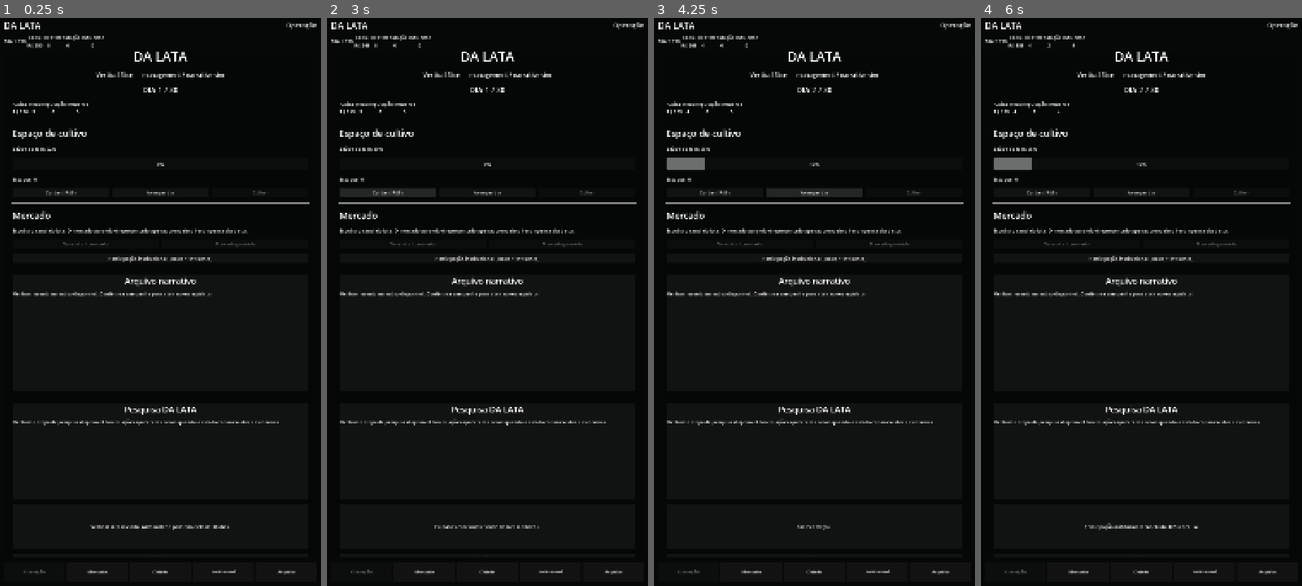
Above: before the commit, frames 1-4 (left to right).
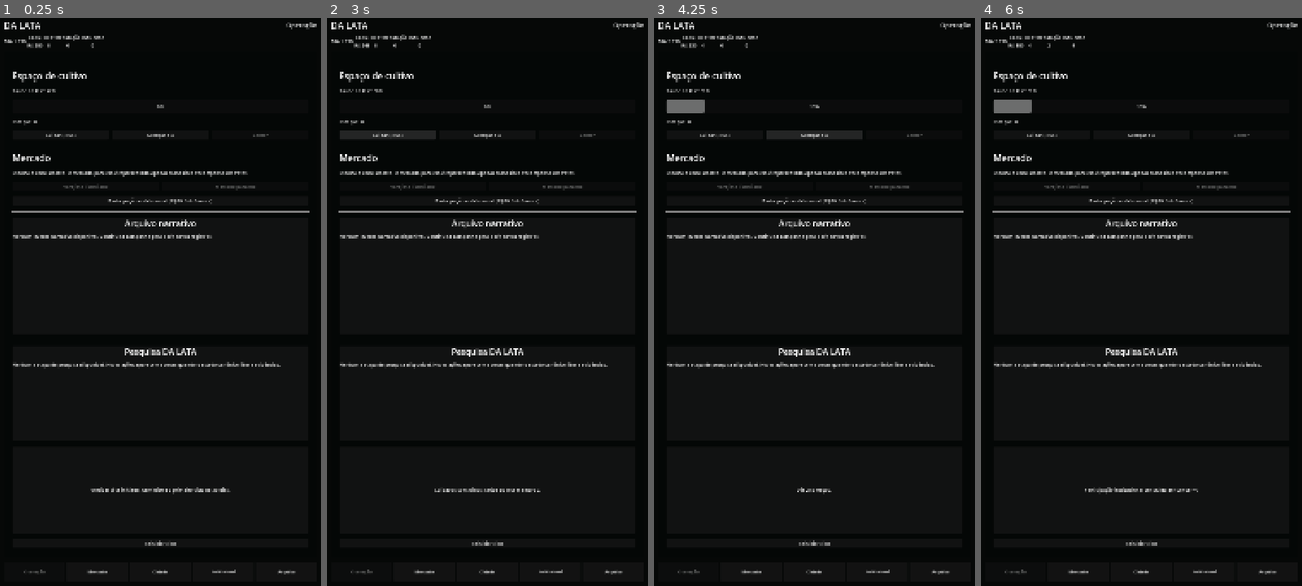
Above: after the commit, the same moments.

Repository: az1nn/growing-rio
Game: Godot game, scene res://scenes/shell/game_shell.tscn
Same seed, same stepped clock (60 frames per second), same inputs: the game is played once before the commit and once after it. This scene is started directly instead of the project's main scene.
Inputs:
- Up to frame 1 (0.25 s): no input
- Up to frame 2 (3 s): click "Reiniciar ciclo" at 0.5 s; click "Reiniciar ciclo" at 1.25 s; click "Reiniciar ciclo" at 2 s; click "Cuidar (-R$5)" at 2.75 s
- Up to frame 3 (4.25 s): click "Avançar dia" at 3.5 s
- Up to frame 4 (6 s): click "Participação institucional (-…" at 4.25 s; click "Mercado" at 5 s; click "Operação" at 5.75 s

The runs differ from the first frame. In frame 1, 6.0% of the frame differs, in the area x 3-97%, y 5-95%; in frame 2, 6.4%; in frame 3, 6.8%, in the area x 3-97%, y 4-95%; in frame 4, 6.3%.

Commit message:
feat(rb-02): support staged Main embedding

Diff:
--- a/scenes/main/main.gd
+++ b/scenes/main/main.gd
@@ -1,4 +1,6 @@
 extends Control
+
+@export var embedded_in_shell := false
 
 @onready var game_state = get_node("/root/GameState")
 @onready var day_label: Label = %DayLabel
@@ -25,6 +27,12 @@
 @onready var research_result: Label = %ResearchResult
 
 func _ready() -> void:
+    if embedded_in_shell:
+        $Margin/VBox/Title.visible = false
+        $Margin/VBox/Subtitle.visible = false
+        $Margin/VBox/DayLabel.visible = false
+        $Margin/VBox/Stats.visible = false
+
     game_state.state_changed.connect(_refresh)
     game_state.message_posted.connect(_on_message)
     _refresh()
